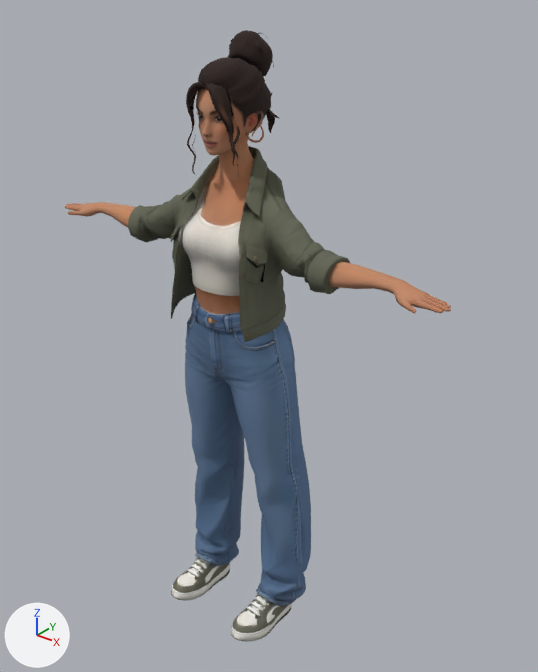
One commit to the glTF model assets/npcs/monica-dream.glb: the scene before it, then after it.
One viewpoint serves both versions: a camera (50 mm lens) standing at (1.244, -1.385, 0.901) and looking at (0.042, 0.118, -0.03). The lights are fixed; the arrows at lower left show +X, +Y and +Z. The first picture is the older version. Where no turn or scale is listed for an object, it has been applied to the vertices. Vertices at exactly the same position are counted once.

In view in the first picture: 'monica-dream'.
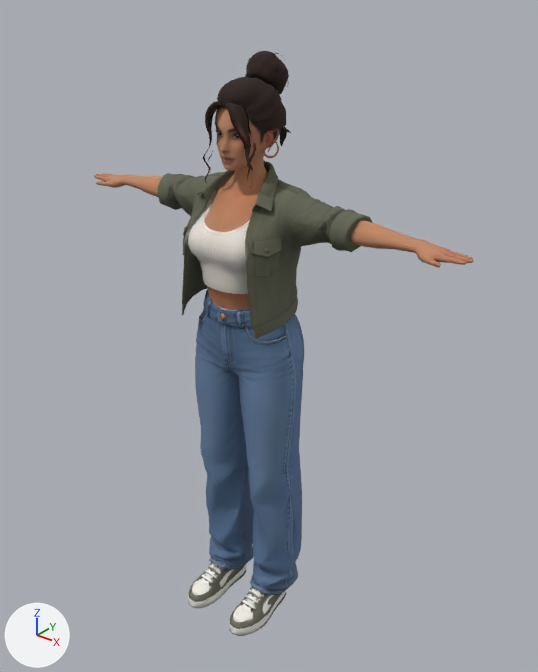
What the commit changed:
me_monica_dream is used by ob_monica_dream; location (0.0, 0.0, 0.0).
me_monica_dream had 5524 vertices, 10154 faces and spanned x -0.64..0.64, y -0.16..0.19, z -0.98..0.78.
me_monica_dream now has 5524 vertices, 10154 faces and spans x -0.63..0.63, y -0.12..0.24, z -0.97..0.73.
me_monica_dream part 1: the loose piece of 186 vertices spanning x -0.19..-0.09, y -0.16..0.11, z -0.98..-0.85 is multiplied about its middle by the matrix ((0.993, 0.038, 0.006), (-0.036, 0.98, -0.163), (-0.013, 0.162, 0.981)), then moved by (0.05, 0.02, -0.01).
me_monica_dream part 2: the loose piece of 15 vertices spanning x -0.16..-0.1, y -0.06..-0.04, z -0.9..-0.87 is moved by (0.05, 0.02, -0.01).
me_monica_dream part 3: the loose piece of 403 vertices spanning x -0.64..-0.33, y -0.07..0.03, z 0.23..0.3 is moved by (0.01, 0.11, 0.07).
me_monica_dream part 4: the loose piece of 18 vertices spanning x -0.01..0.01, y 0.13..0.18, z 0.53..0.61 is moved by (0.0, 0.05, -0.04).
me_monica_dream part 5: the loose piece of 48 vertices spanning x -0.03..0.03, y 0.12..0.19, z 0.57..0.63 is moved by (0.0, 0.06, -0.05).
me_monica_dream part 6: the loose piece of 160 vertices spanning x 0.08..0.18, y -0.16..0.11, z -0.98..-0.85 is multiplied about its middle by the matrix ((0.993, -0.044, 0.002), (0.044, 0.979, -0.164), (0.005, 0.164, 0.98)), then moved by (-0.04, 0.03, -0.01).
me_monica_dream part 7: the loose piece of 15 vertices spanning x 0.1..0.16, y -0.06..-0.04, z -0.9..-0.87 is moved by (-0.04, 0.02, -0.01).
me_monica_dream part 8: the loose piece of 17 vertices spanning x 0.0..0.02, y -0.09..-0.08, z 0.07..0.09 is moved by (0.0, 0.05, 0.0).
me_monica_dream part 9: 4409 of 5524 vertices moved; they spanned x -0.35..0.64, y -0.1..0.18, z -0.94..0.78 and now span x -0.34..0.63, y -0.07..0.22, z -0.93..0.73; mean shift (0.0, 0.05, -0.01); largest move (0.64, -0.02, 0.27) -> (0.63, 0.1, 0.34).
Other edits to the shape of me_monica_dream do not show in these pictures.

Location of each change, (x1, y1, x2, y2) in pixels of the pictures (538 x 672 px; the box of a moved part takes in the faces that stretch with it):
'monica-dream', reshaped
    before: (65, 30, 451, 642)
    after: (94, 51, 474, 636)
part 1 of me_monica_dream, moved or reshaped
    before: (171, 557, 230, 601)
    after: (188, 562, 246, 608)
part 2 of me_monica_dream, moved or reshaped
    before: (191, 565, 204, 575)
    after: (205, 570, 218, 580)
part 3 of me_monica_dream, moved or reshaped
    before: (65, 202, 135, 227)
    after: (94, 173, 162, 197)
part 4 of me_monica_dream, moved or reshaped
    before: (266, 110, 275, 133)
    after: (280, 128, 287, 146)
part 5 of me_monica_dream, moved or reshaped
    before: (268, 93, 279, 118)
    after: (283, 107, 291, 133)
part 6 of me_monica_dream, moved or reshaped
    before: (231, 596, 292, 642)
    after: (229, 588, 287, 636)
part 7 of me_monica_dream, moved or reshaped
    before: (250, 602, 265, 614)
    after: (245, 595, 261, 605)
part 8 of me_monica_dream, moved or reshaped
    before: (209, 319, 215, 326)
    after: (221, 315, 227, 321)
part 9 of me_monica_dream, moved or reshaped
    before: (128, 30, 451, 618)
    after: (158, 51, 474, 610)
